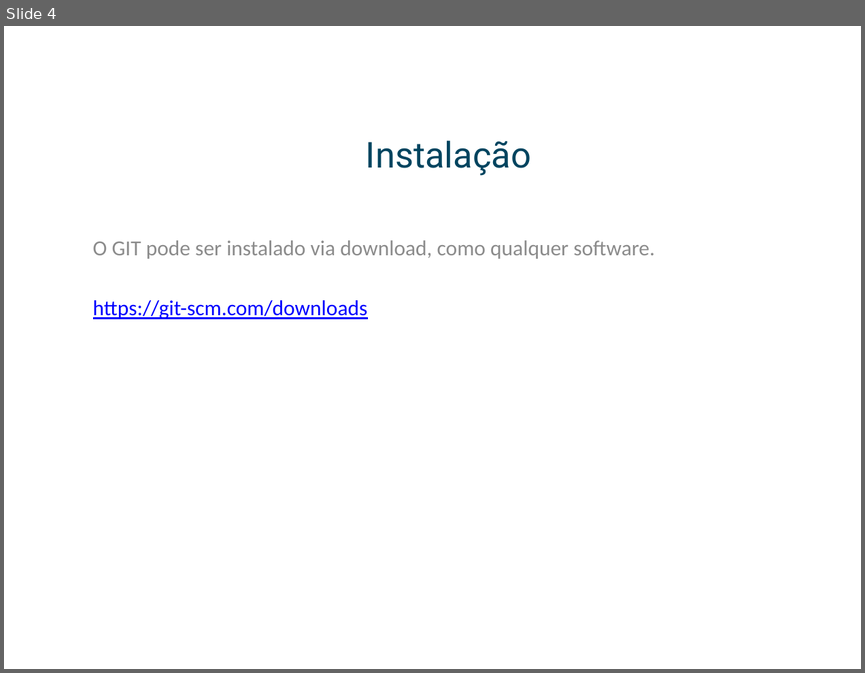
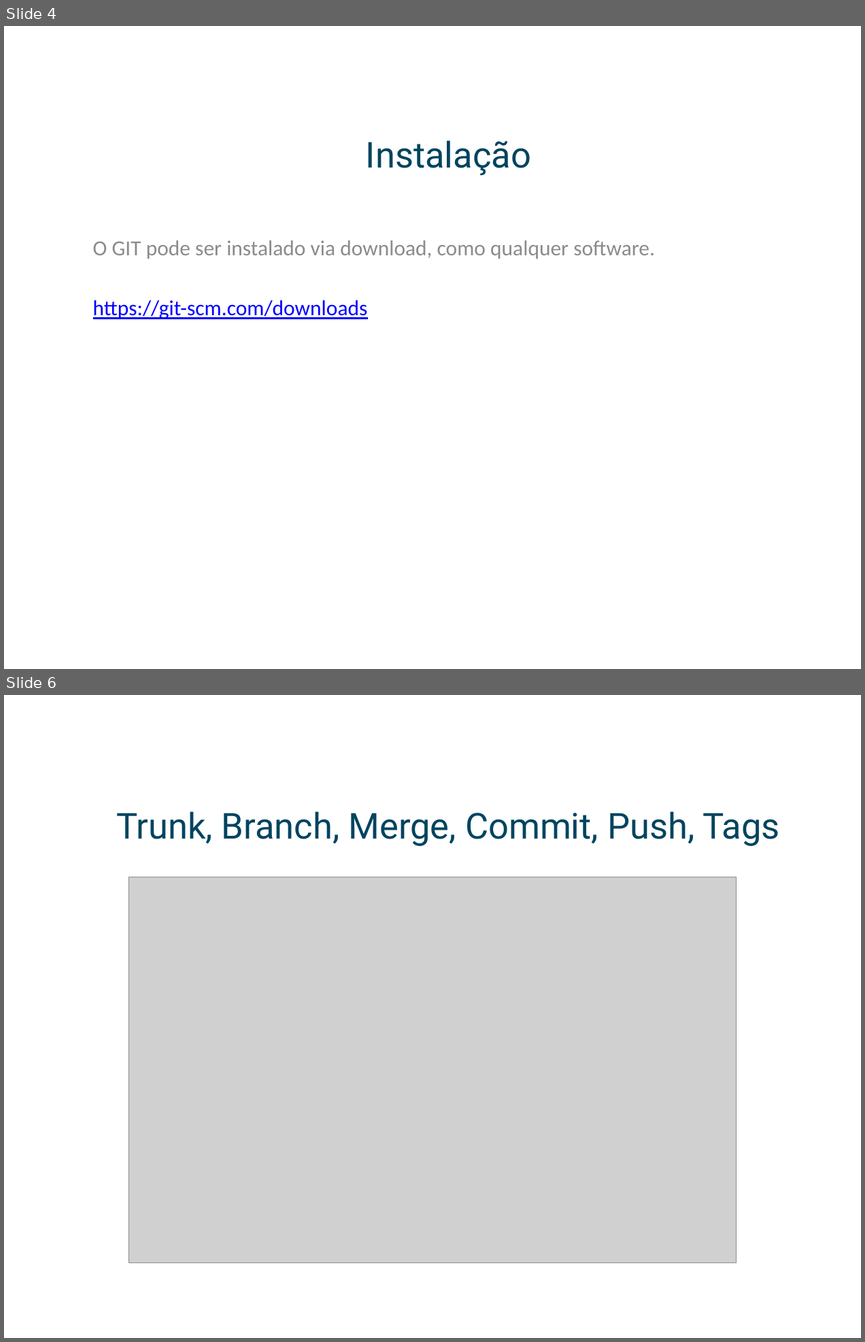
Before and after one commit to leafarcathal/gitws, a slide deck: Workshop.pptx. Shown one above the other, each under a label of ours: slide 4 before the commit, slides 4 and 6 after it; the slides between them are not shown. The pictures are 865x673 and 865x1342 pixels, drawn with LibreOffice and Linux fonts; fonts in the diff are those of the drawing; grey boxes stand for pictures; background and template pictures are left out. Boxes give left, top, right and bottom in pixels: in the first picture for what was removed or moved away, otherwise in the second. Text is boxed around its words. In the diff, an @@ line names an element or a change of style, - is before the commit and + after.

```diff
--- a/Workshop.pptx
+++ b/Workshop.pptx
@@ slide 6 added at (x1=4, y1=695, x2=861, y2=1338), background picture (left out) @@
@@ title added at (x1=116, y1=811, x2=779, y2=846), 30 pt, text #00445F @@
+Trunk, Branch, Merge, Commit, Push, Tags
@@ picture added at (x1=129, y1=877, x2=736, y2=1263) @@
```
Also in this commit, not shown: 2 slides changed, 8 other slides added, 1 slide removed.
